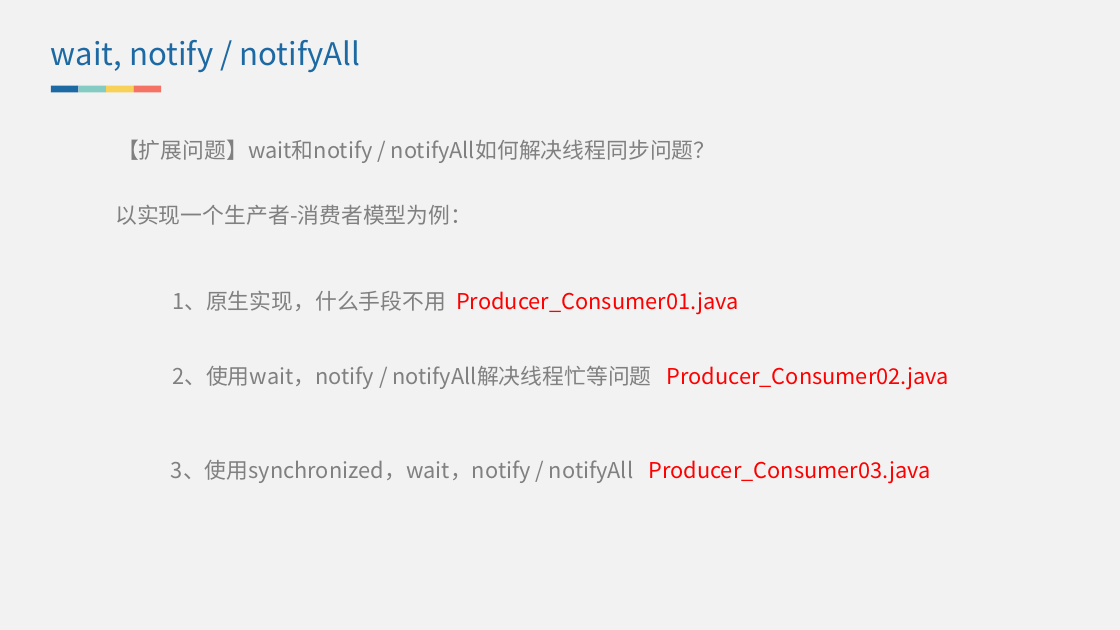
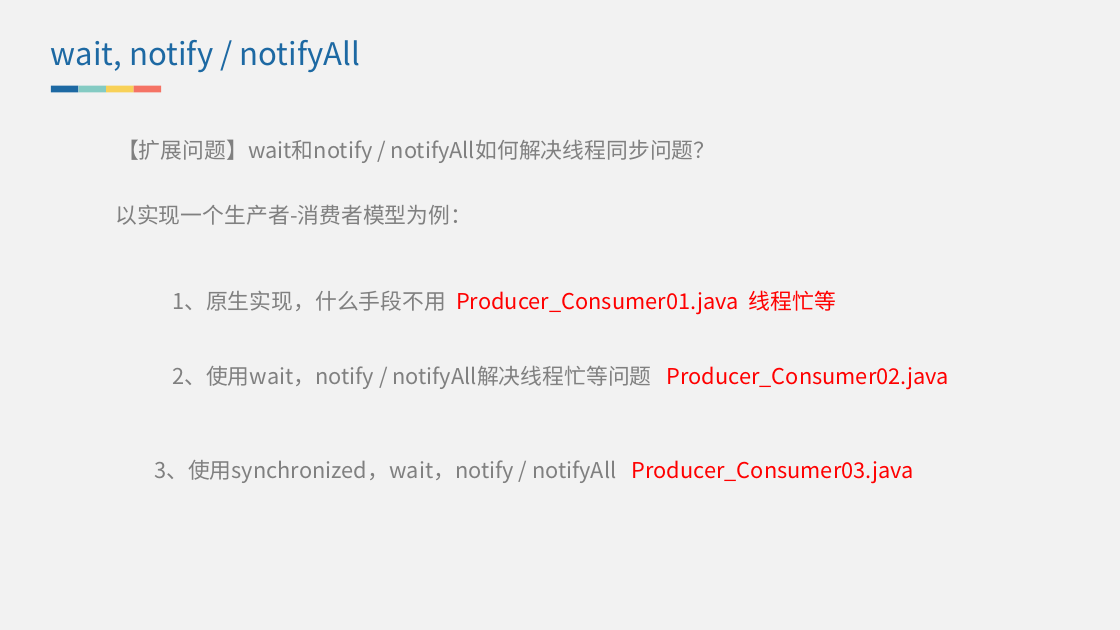
Before and after one commit to lvjiuluan/idea-projects, a slide deck: slide 10 of presentation/介绍一下 Object 常见方法？/介绍一下 Object 常见方法？.pptx. Drawn at 1120x630 pixels with LibreOffice and Linux fonts; fonts in the diff are those of the drawing. Boxes give left, top, right and bottom in pixels: in the first picture for what was removed or moved away, otherwise in the second. Text is boxed around its words. In the diff, an @@ line names an element or a change of style, - is before the commit and + after.

```diff
--- a/presentation/介绍一下 Object 常见方法？/介绍一下 Object 常见方法？.pptx
+++ b/presentation/介绍一下 Object 常见方法？/介绍一下 Object 常见方法？.pptx
@@ text at <box>172,290,836,315</box>: text changed @@
-1、原生实现，什么手段不用 Producer_Consumer01.java
+1、原生实现，什么手段不用 Producer_Consumer01.java 线程忙等
@@ text "3、使用synchronized，wait，notify / notifyAll Producer_Consumer03 ...": place and size @@
-text "3、使用synchronized，wait，notify / notifyAll Producer_Consumer03 ..." at <box>171,460,930,484</box>
+text "3、使用synchronized，wait，notify / notifyAll Producer_Consumer03 ..." at <box>154,460,914,484</box>
```
Also in this commit, not shown: 4 other files.
